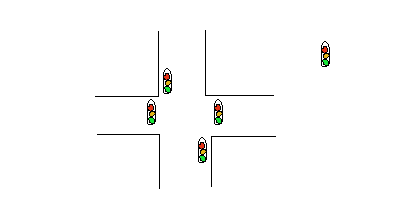
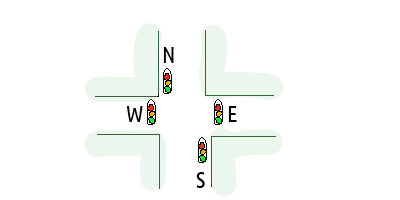
The second 400 x 200 image is a revision of the first. Changes to its layers:
added layer "W" above "E" over [126, 106, 143, 122]
added layer "E" above "S" over [228, 106, 237, 122]
added layer "S" above "N" over [196, 172, 205, 188]
added layer "N" above "Background" over [163, 47, 174, 63]
painted on "Background" over [84, 23, 330, 197]
